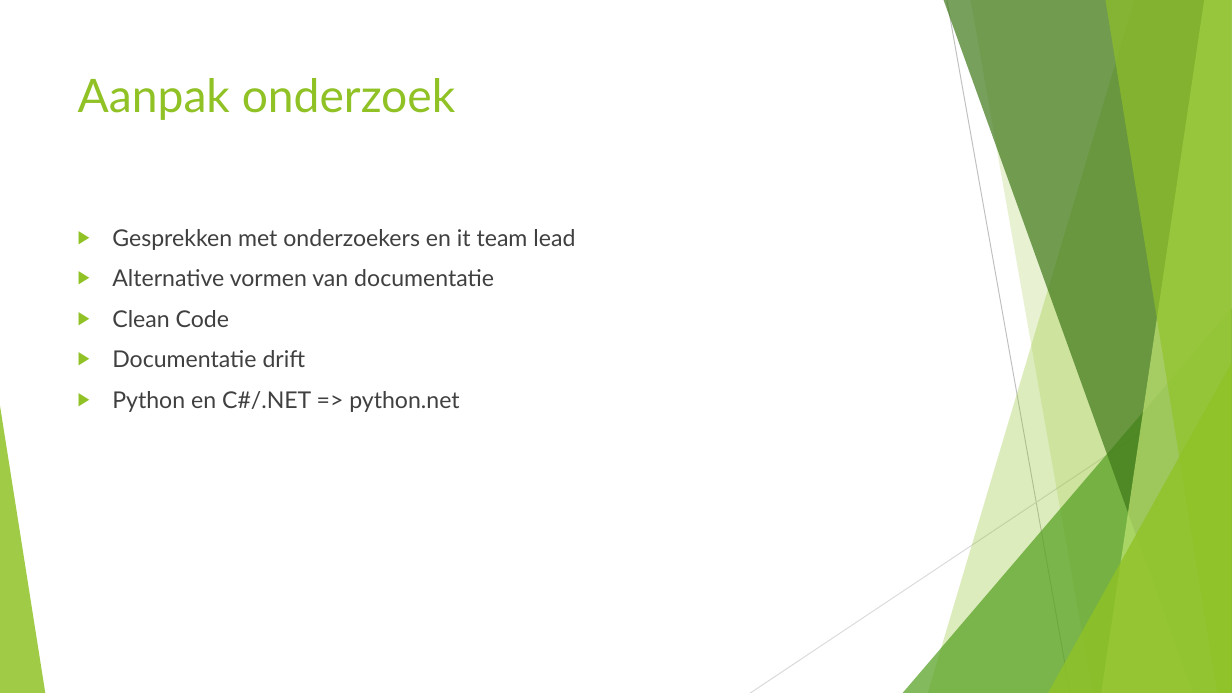
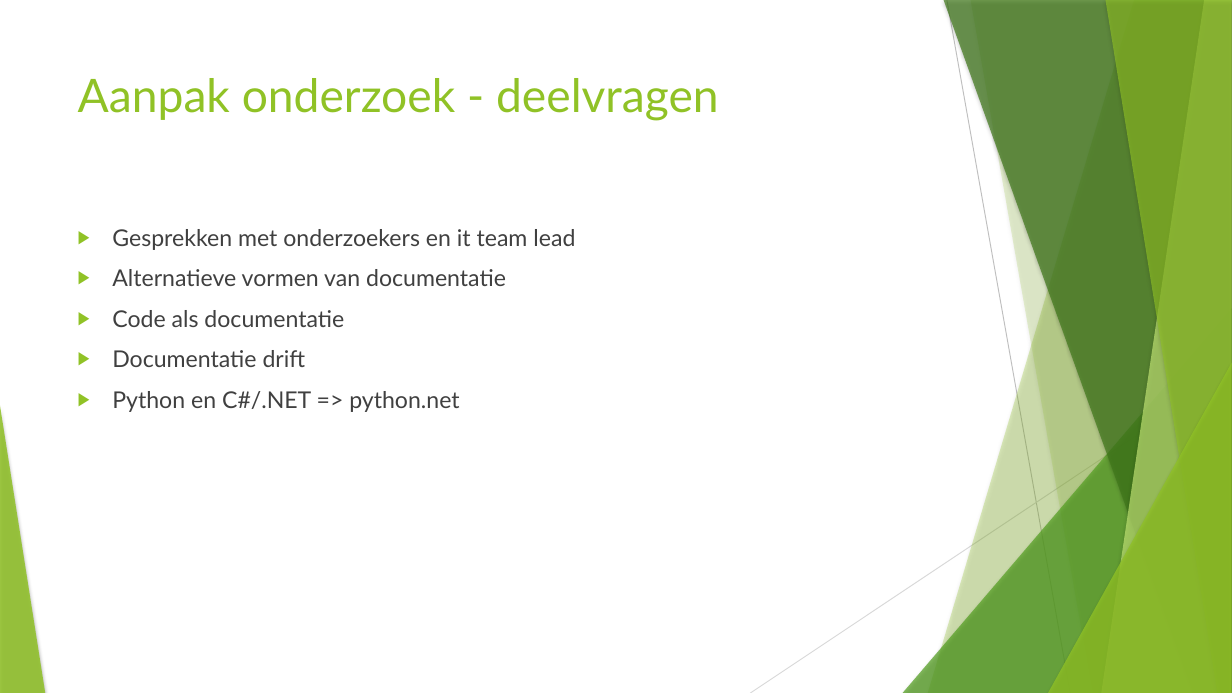
Before and after one commit to kodarakK/hogent-bachproef-caradocroetynck2526, a slide deck: slide 5 of Bachelorproef verdediging.pptx (slide 3 before the commit). Drawn at 1232x693 pixels with LibreOffice and Linux fonts; fonts in the diff are those of the drawing. Boxes give left, top, right and bottom in pixels: in the first picture for what was removed or moved away, otherwise in the second. Text is boxed around its words. In the diff, an @@ line names an element or a change of style, - is before the commit and + after.

```diff
--- a/Bachelorproef verdediging.pptx
+++ b/Bachelorproef verdediging.pptx
@@ freeform shape at bbox=[970, 0, 1232, 693]: shadow on; outline redrawn @@
@@ title at bbox=[78, 78, 719, 121]: text changed @@
-Aanpak onderzoek
+Aanpak onderzoek - deelvragen
@@ text at bbox=[112, 269, 506, 327]: text changed @@
-▶ Alternative vormen van documentatie
-▶ Clean Code
+▶ Alternatieve vormen van documentatie
+▶ Code als documentatie
@@ shadow on in 7 elements at bbox=[928, 0, 1232, 693], bbox=[903, 308, 1232, 693], bbox=[944, 0, 1232, 693], bbox=[1102, 0, 1232, 693], bbox=[1105, 0, 1232, 693], bbox=[1048, 363, 1232, 693], bbox=[0, 406, 45, 693] @@
```
Also in this commit, not shown: 11 other slides changed, 4 slides added, 1 slide removed, 1 other file.
